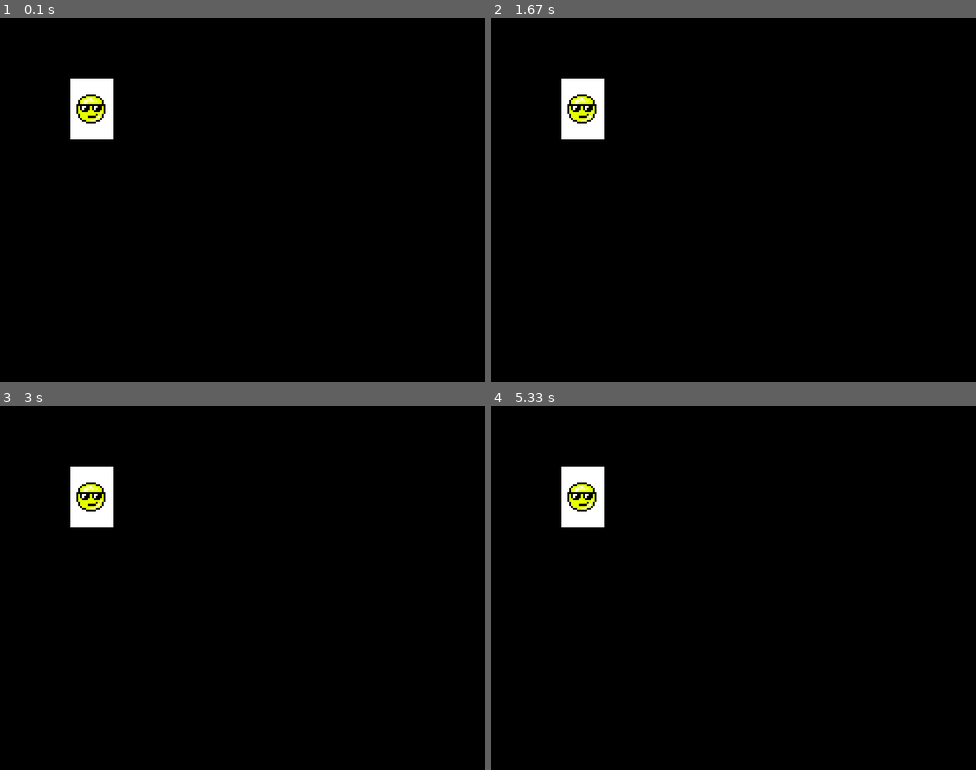
Above: before the commit, frames 1-4 (two rows, left to right).
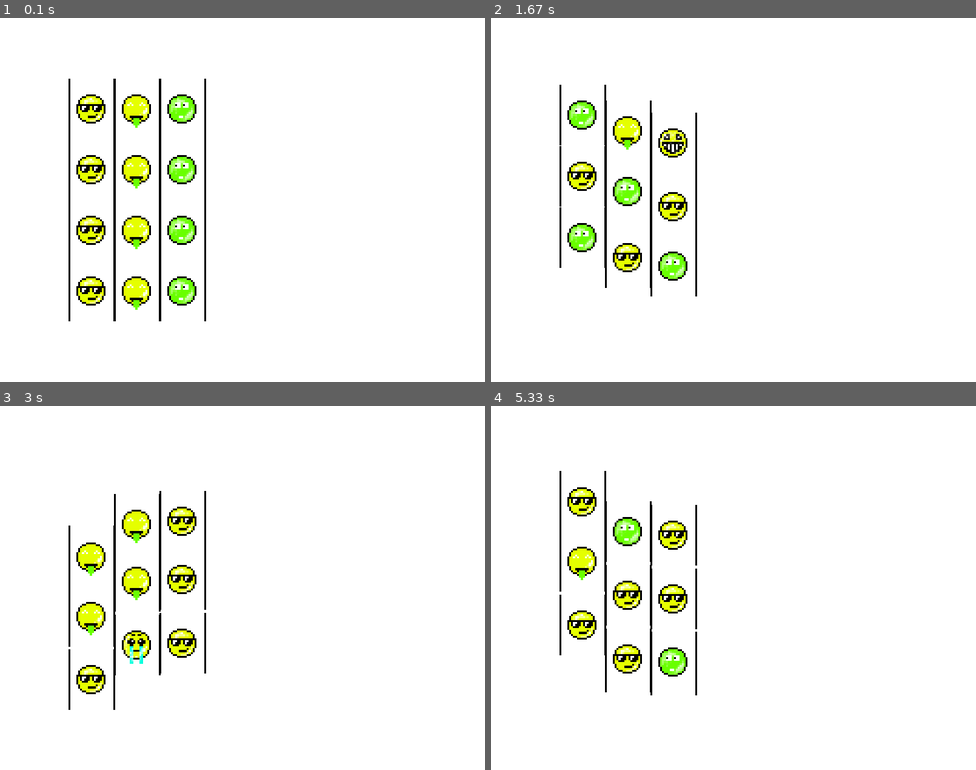
Above: after the commit, the same moments.

Repository: Stubbed-My-Toe/CP2-final-project
Game: pygame game, started from slots.py
Same seed, same stepped clock (60 frames per second), same inputs: the game is played once before the commit and once after it.
Inputs:
- Up to frame 1 (0.1 s): no input
- Up to frame 2 (1.67 s): tap Space at 0.33 s
- Up to frame 3 (3 s): tap Space at 1.73, 2.03, 2.23, 2.53, 2.8 s
- Up to frame 4 (5.33 s): tap Space at 3.97, 4.27, 5.03 s

The runs differ from the first frame. In frame 1, 96% of the frame differs, in the area x 0-100%, y 0-100%; in frame 2, 97%; in frame 3, 97%; in frame 4, 97%.

Commit message:
le weeee

Diff:
--- a/helper.py
+++ b/helper.py
@@ -162,7 +162,11 @@
             break
         else:
             options[choice - 1]()
-
+def add(*nums):
+    out=0
+    for x in nums:
+        out+=x
+    return out
 def get_valid_type(type_return: type, prompt, invalid_prompt="Invalid input. Please try again.",valid=None, typing=False, end="", type_speed=False, random_bounds=(0, .1),min_max=None):
     """
     Prompt the user until they provide a value that can be converted to type_return
--- a/plinko.py
+++ b/plinko.py
@@ -93,7 +93,7 @@
 def plinko_main(win,username,password,file:helper.csv_file):
     data=helper.csv_get_data(file,{"username":username,"password":password})
     font = pygame.font.SysFont('Arial', 30)
-    super = pygame.font.SysFont('Arial', 300)
+    super = pygame.font.SysFont('Arial', 500)
     times1 = font.render('x50', True, (0, 0, 0))
     times2 = font.render('x4', True, (0, 0, 0))
     times3 = font.render('x3', True, (0, 0, 0))
@@ -150,7 +150,6 @@
         moneybox.setText(f"money: {game_state["cash"]}")
         monney=int(game_state["cash"])
         bet=bet_slider.get_val()
-        # 1. Event Handling
         keys = pygame.key.get_pressed()
         if keys[pygame.K_q]:
             speed=100
@@ -158,15 +157,13 @@
         for event in pygame.event.get():
             if event.type == pygame.QUIT:
                 running = False
-
-            # Drop a new chip on mouse click
             if (drop.is_clicked(event) or keys[pygame.K_a]) and not game_state['dropped']:
                 if bet <= monney:
-                    game_state['cash'] -= bet # Deduct bet immediately
+                    game_state['cash'] -= bet
                     x, y = 1000 + random.uniform(-1, 1), 160
                     chips.append(create_chip(space, x, y, bet))
                     game_state['dropped'] = True
-            if returne.is_clicked(event) and 1==2:
+            if returne.is_clicked(event):
                 file.update_row(
                         {"username": username, "password": password},
                         {"cash": game_state['cash']}
--- a/slots.py
+++ b/slots.py
@@ -1,40 +1,69 @@
 #Brett
 # make the ui
 
+
 #button to go back
+
 
 #button to raize bet
 
+
 #button to lowwer bet
+
 
 #button to spin
 
+
 #lable for how much cash the user has
+
 
 #text box for the users bet that they can click on and change
 
+
 #if the user clicks go back then go back to main menu
+
 
 #if the user clicks lowwer bet lower the bet
 
+
 #if the user clicked raise bet raise the bet
+
 
 # if the user clicked the text box then alow the user to change what is in it
 
+
 # if the uesr clicks spin then do the spinning animation and pick 3 random numbers
 
+
 # if the numbers (put in a list) are in a list of lists then return the dictionary return of that combo
+
 
 # mulitply the bet by the amount and add that to user amount of cash
 
 
 
+
+
+
 import pygame
+import random
 from pathlib import Path
+import helper
 pygame.init()
 win = pygame.display.set_mode((800, 600))
+def weghted_random(l1,wheghts):
+    rnum=random.uniform(0,100)
+    pnum=0
+    for num,x in enumerate(wheghts):
+        if x>rnum>pnum:
+            return l1[num]
+        pnum=x
+
+
+
+
 class Sprite:
-    def __init__(self,win,path_to_images:Path,starting_image:int,x:float,y:float,size:tuple):
+    def __init__(self,win,path_to_images:Path,starting_image:int,x:float,y:float,size:tuple,data):
         self.fPath=Path(path_to_images)
         self.ims = [
             pygame.transform.scale(pygame.image.load(str(f)).convert_alpha(),size)
@@ -43,6 +72,7 @@
         self.win=win
         self.x=x
         self.y=y
+        self.data=data
     def render(self):
         self.win.blit(self.cim, (self.x, self.y))
     def move(self,x,y):
@@ -53,24 +83,112 @@
         self.y=y
     def costume(self,image:int):
         self.cim=self.ims[image]
+    def get_pos(self,choise=""):
+        if choise=="":
+            return self.x,self.y
+        elif choise=="x":
+            return self.x
+        elif choise=="y":
+            return self.y
+    def stored_data(self):
+        return self.data
 
 # 1 & 2: Load and optimize the image
 # Use convert_alpha() for PNGs with transparency
-my_image = Sprite(win,"inages",0,100,100,(100,100))
+offsetx=0
+offset=0
+face=[[Sprite(win,"inages",0,100+offsetx,100+offset,(100,100),(100+offsetx,100+offset)),Sprite(win,"inages",1,175+offsetx,100+offset,(100,100),(175+offsetx,100+offset)),Sprite(win,"inages",2,250+offsetx,100+offset,(100,100),(250+offsetx,100+offset))],
+[Sprite(win,"inages",0,100+offsetx,200+offset,(100,100),(100+offsetx,200+offset)),Sprite(win,"inages",1,175+offsetx,200+offset,(100,100),(175+offsetx,200+offset)),Sprite(win,"inages",2,250+offsetx,200+offset,(100,100),(250+offsetx,200+offset))],
+[Sprite(win,"inages",0,100+offsetx,300+offset,(100,100),(100+offsetx,300+offset)),Sprite(win,"inages",1,175+offsetx,300+offset,(100,100),(175+offsetx,300+offset)),Sprite(win,"inages",2,250+offsetx,300+offset,(100,100),(250+offsetx,300+offset))],
+[Sprite(win,"inages",0,100+offsetx,400+offset,(100,100),(100+offsetx,400+offset)),Sprite(win,"inages",1,175+offsetx,400+offset,(100,100),(175+offsetx,400+offset)),Sprite(win,"inages",2,250+offsetx,400+offset,(100,100),(250+offsetx,400+offset))],
+]
+
+
 running = True
+var=False
+spinning=False
+vol=0
+volconst=0
+stopping=0
+stop=True
+Clock=pygame.time.Clock()
+fin=0
+cooldown=0
+whegts=[1.25,3.75,8.75,18.75,38.75,60,100]
+costumes=[6,5,4,3,2,1,0]
 while running:
     for event in pygame.event.get():
         if event.type == pygame.QUIT:
             running = False
 
-    win.fill((0, 0, 0)) # Clear screen
+
+    win.fill((255, 255, 255)) # Clear screen
 
     # 3: Draw (blit) image at coordinates (x, y)
-    my_image.render()
+    for q in face:
+        for w in q:
+            w.render()
+            x,y= w.get_pos()
+            if y>400:
+                w.teleport(x,100)
+                w.costume(weghted_random(costumes,whegts))
+            if y<100:
+                w.teleport(x,400)
+                w.costume(weghted_random(costumes,whegts))
+    if var:
+        for x in face:
+            for num,y in enumerate(x):
+                y.move(0,vol-(num))
+                if vol<10:
+                    vol+=.1
+                    volconst=vol
+                    stop=False
+                else:
+                    stop=True
+    if stopping:
+        # 1. Update shared variables ONCE per frame
+        if vol > 0:
+            vol -= 0.1
+        else:
+            vol = volconst
+            stopping += 1
+
+        # 2. Run the movement logic
+        for x in face:
+            for num, y in enumerate(x):
+                target_y = y.stored_data()[1]
+
+                if stopping-3 >= num or y.get_pos("y") >= target_y and stopping==num:
+                    # Snap to target and stop
+                    y.teleport(y.get_pos("x"), target_y)
+                    for num2,z in enumerate(face):
+                        for num3,s in enumerate(z):
+                            if num3==num:
+                                target_y = s.stored_data()[1]
+                                s.teleport(s.get_pos("x"), target_y)
+
+                elif stopping == num:
+                    # Slow down as it approaches
+                    y.move(0, vol)
+                else:
+                    # Move at full speed
+                    y.move(0, volconst)
+    if stopping==3:
+        stopping=0
+
     keys = pygame.key.get_pressed()
-    if keys[pygame.K_1]:
-        my_image.costume(1)
+    if keys[pygame.K_SPACE] and not spinning and cooldown<0:
+        var=True
+        spinning=True
+        vol=-10
+        cooldown=100
+    if keys[pygame.K_SPACE] and spinning and not stopping and cooldown<0:
+        var=False
+        spinning=False
+        stopping=1
+        cooldown=30
+    cooldown-=1
     # 4: Update display
     pygame.display.flip()
-
+    Clock.tick(60)
 pygame.quit()
